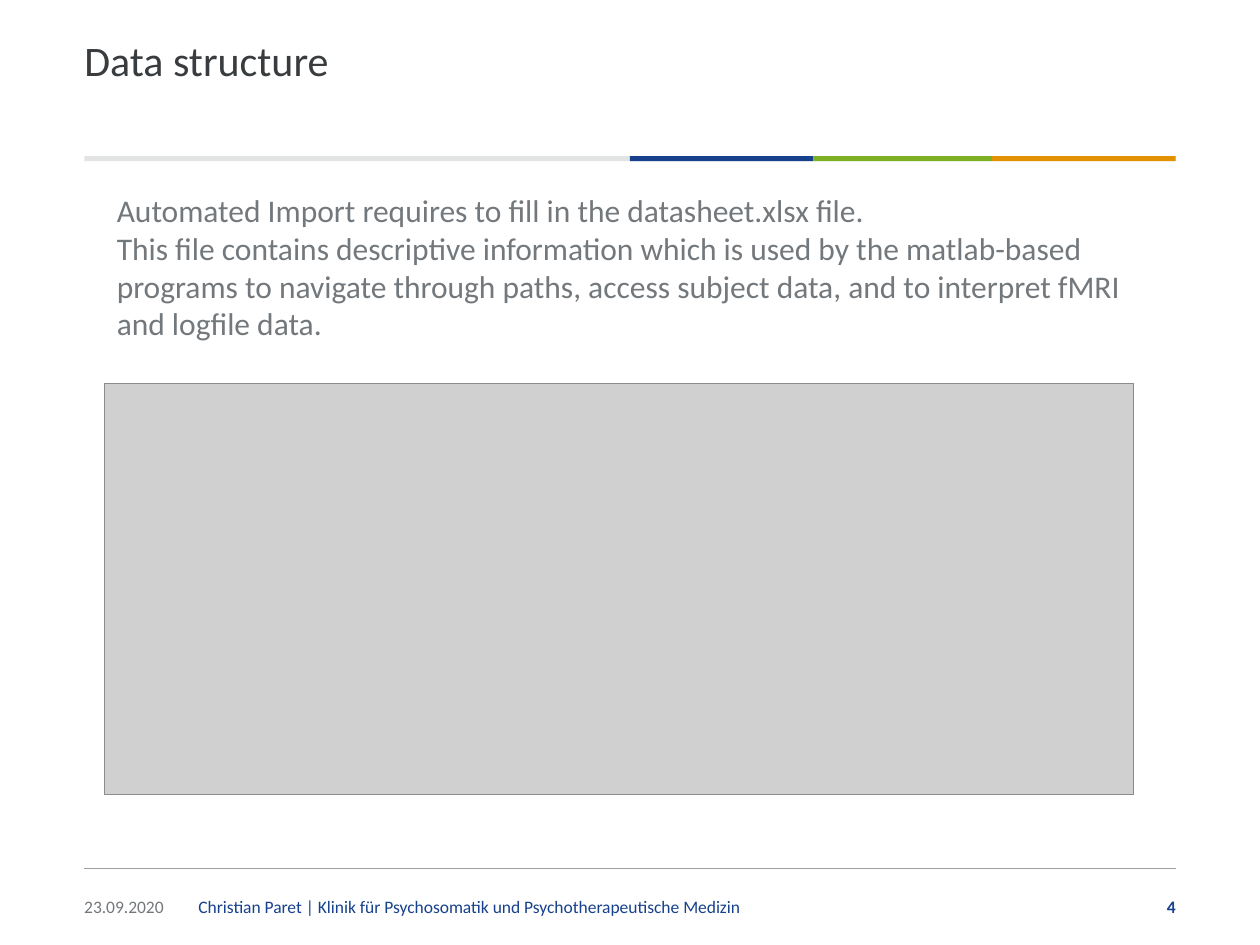
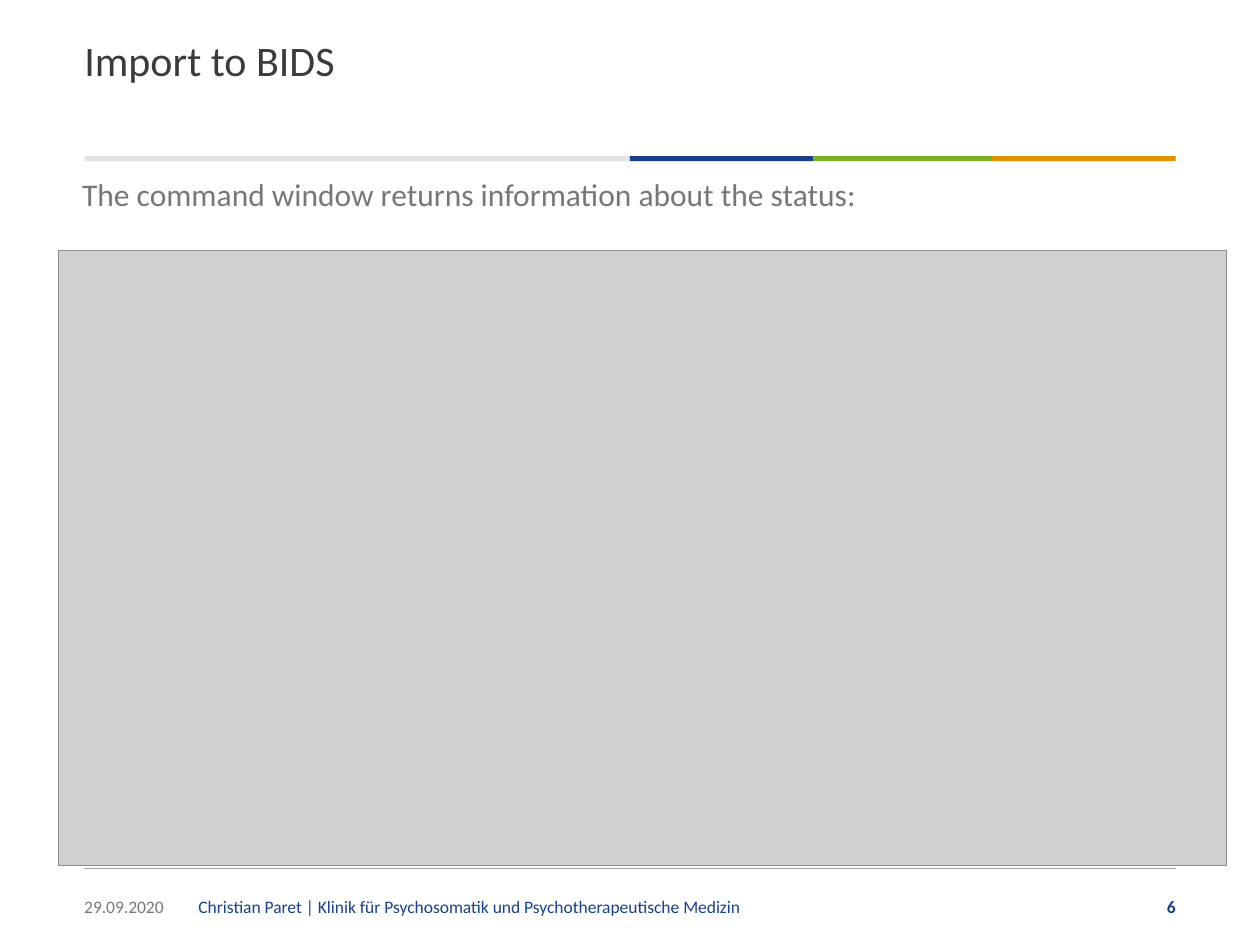
Before and after one commit to christianparet/RaBIDS, a slide deck: slide 6 of manuals/Introduction to RaBIDS.pptx (slide 4 before the commit). Drawn at 1260x945 pixels with LibreOffice and Linux fonts; fonts in the diff are those of the drawing; grey boxes stand for pictures; background and template pictures are left out. Boxes give left, top, right and bottom in pixels: in the first picture for what was removed or moved away, otherwise in the second. Text is boxed around its words. In the diff, an @@ line names an element or a change of style, - is before the commit and + after.

```diff
--- a/manuals/Introduction to RaBIDS.pptx
+++ b/manuals/Introduction to RaBIDS.pptx
@@ title at (x1=84, y1=48, x2=335, y2=83): text changed @@
-Data structure
+Import to BIDS
@@ text added at (x1=82, y1=184, x2=856, y2=206), 18 pt, text #73787C @@
+The command window returns information about the status:
@@ text removed at (x1=117, y1=200, x2=1119, y2=341) @@
-Automated Import requires to fill in the datasheet.xlsx file.
-This file contains descriptive information which is used by the matlab-based programs to navigate through paths, access subject data, and to interpret fMRI and logfile data.
@@ picture resized from (x1=105, y1=383, x2=1134, y2=794) to (x1=59, y1=251, x2=1227, y2=866) @@
@@ text at (x1=84, y1=901, x2=163, y2=913): text changed @@
-23.09.2020
+29.09.2020
@@ page number at (x1=1167, y1=901, x2=1176, y2=913): text changed @@
-4
+6
```
Also in this commit, not shown: 3 other slides changed, 5 slides added, 1 other file.
